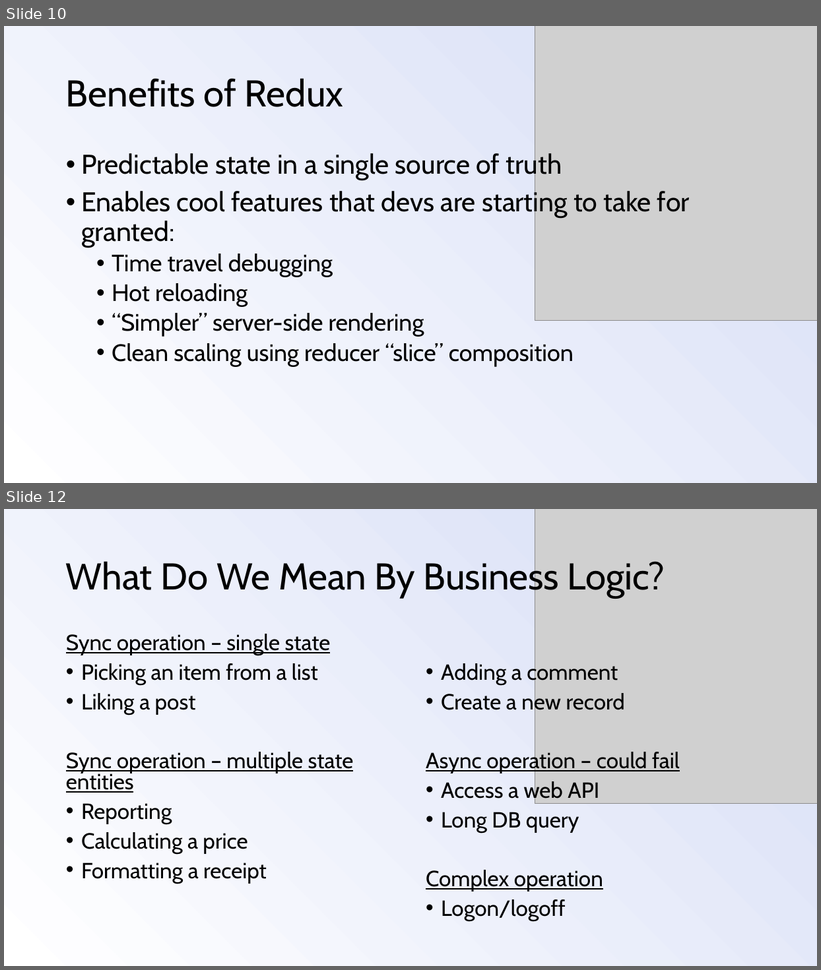
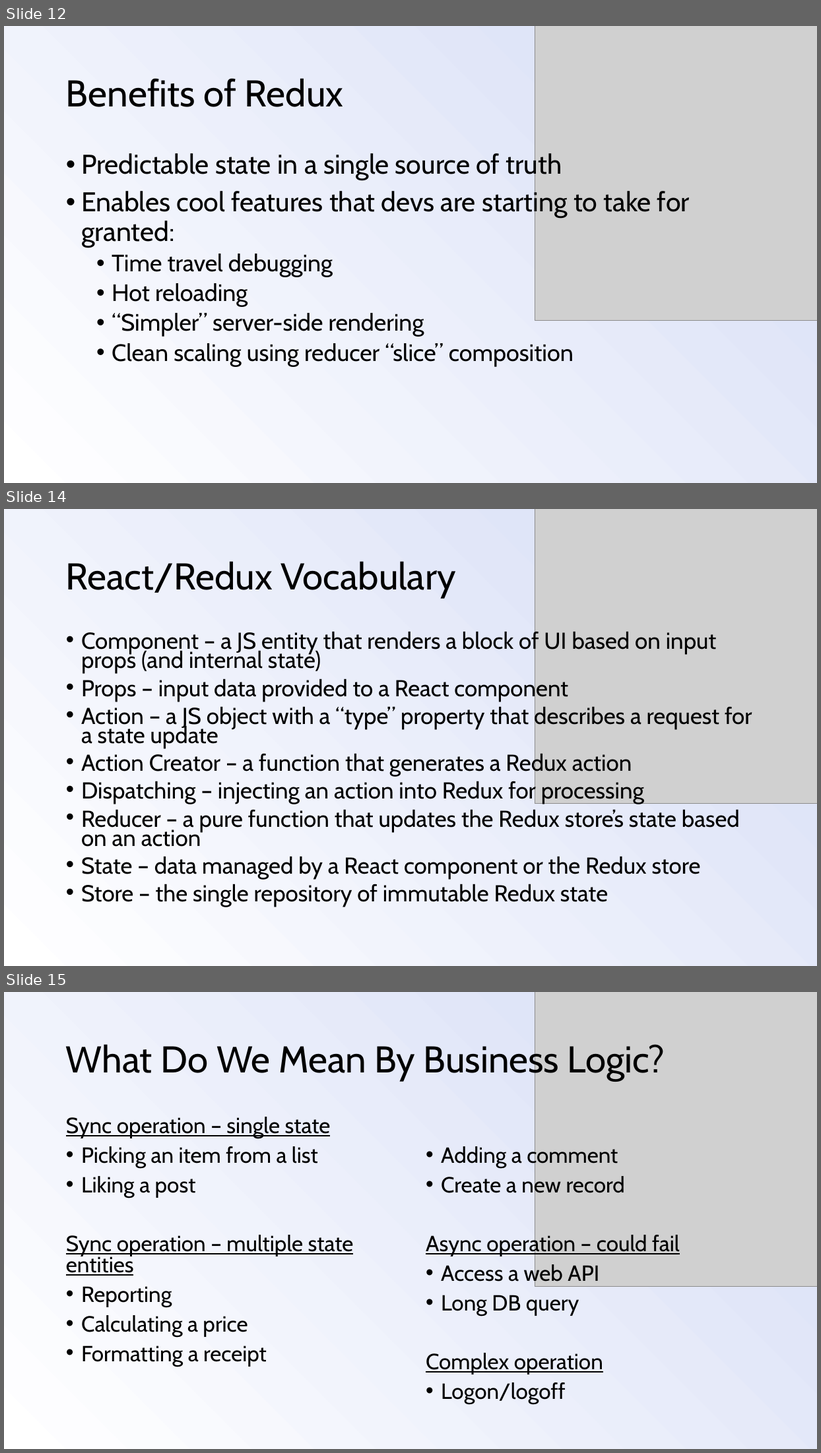
Before and after one commit to mlwigdahl/react-redux-presentation, a slide deck: react-redux-presentation.pptx. Shown one above the other, each under a label of ours: slides 10 and 12 before the commit, slides 12, 14 and 15 after it; the slides between them are not shown. The pictures are 821x970 and 821x1453 pixels, drawn with LibreOffice and Linux fonts; fonts in the diff are those of the drawing; grey boxes stand for pictures. Boxes give left, top, right and bottom in pixels: in the first picture for what was removed or moved away, otherwise in the second. Text is boxed around its words. In the diff, an @@ line names an element or a change of style, - is before the commit and + after.

```diff
--- a/react-redux-presentation.pptx
+++ b/react-redux-presentation.pptx
@@ slide 14 added at (x1=4, y1=509, x2=817, y2=966), background gradient #FFFFFF to #DDE3F7 to #A7B7E9 @@
@@ picture added at (x1=535, y1=509, x2=817, y2=804) @@
@@ title added at (x1=66, y1=561, x2=456, y2=598), 44 pt, text #000000 @@
+React/Redux Vocabulary
@@ text added at (x1=81, y1=630, x2=752, y2=907), 27.2 pt, text #000000 @@
+• Component – a JS entity that renders a block of UI based on input props (and internal state)
+• Props – input data provided to a React component
+• Action – a JS object with a “type” property that describes a request for a state update
+• Action Creator – a function that generates a Redux action
+• Dispatching – injecting an action into Redux for processing
+• Reducer – a pure function that updates the Redux store’s state based on an action
+• State – data managed by a React component or the Redux store
+• Store – the single repository of immutable Redux state
@@ what was slide 10 is now slide 12 @@
@@ what was slide 12 is now slide 15 @@
```
Also in this commit, not shown: 8 slides changed, 3 other slides added, 1 slide removed.
